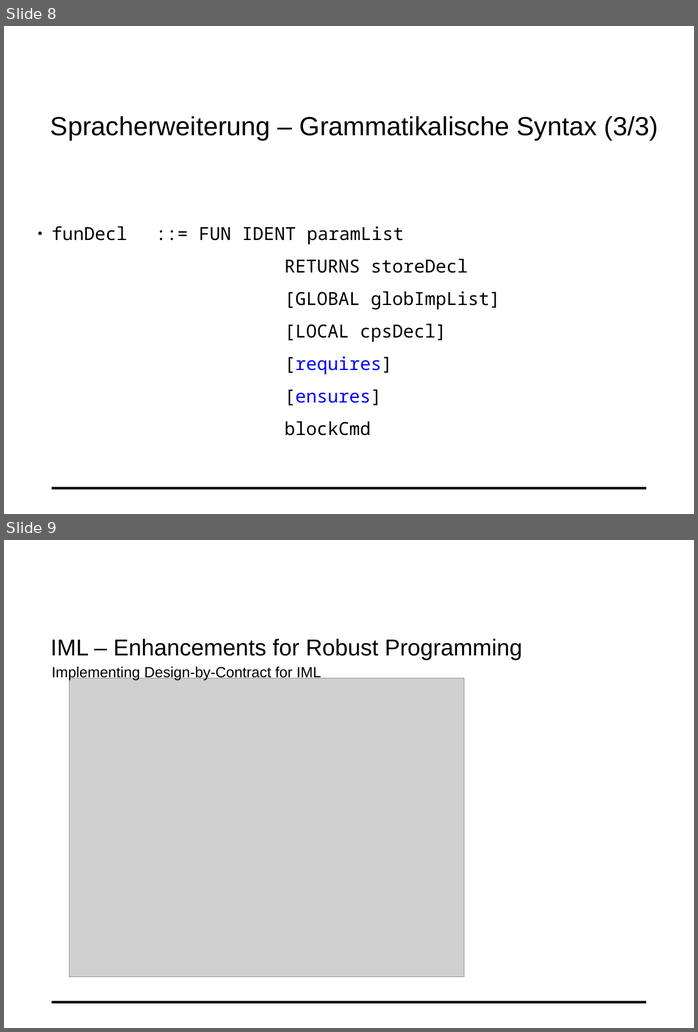
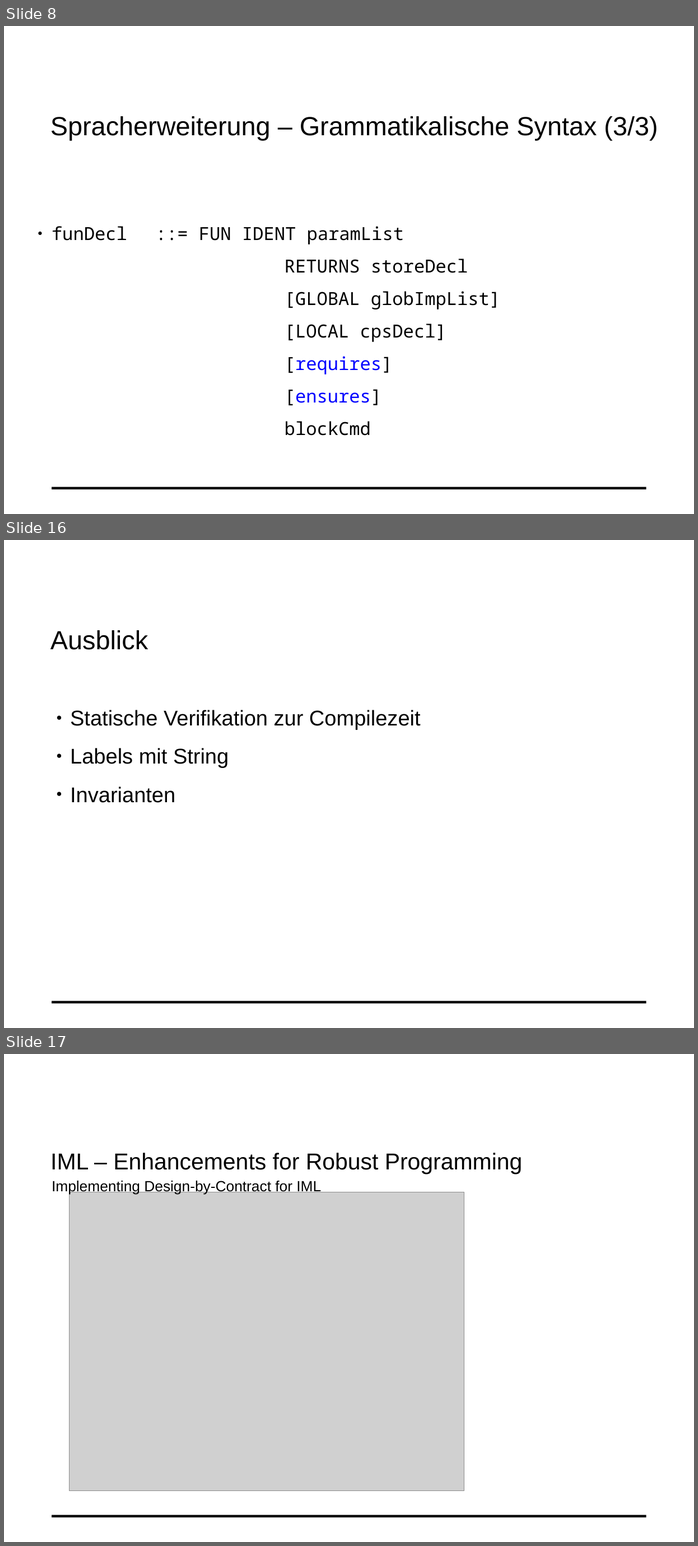
Before and after one commit to fluescher/iml-compiler, a slide deck: IML-Conditions.odp. Shown one above the other, each under a label of ours: slides 8 and 9 before the commit, slides 8, 16 and 17 after it; the slides between them are not shown. The pictures are 698x1032 and 698x1546 pixels, drawn with LibreOffice and Linux fonts; fonts in the diff are those of the drawing; grey boxes stand for pictures; background and template pictures are left out. Boxes give left, top, right and bottom in pixels: in the first picture for what was removed or moved away, otherwise in the second. Text is boxed around its words. In the diff, an @@ line names an element or a change of style, - is before the commit and + after.

```diff
--- a/IML-Conditions.odp
+++ b/IML-Conditions.odp
@@ slide 16 added at (4, 540, 694, 1028), background #FFFFFF; not listed: 1 template element that a slide beside it also shows @@
@@ text added at (50, 630, 148, 650), 32 pt, text #000000 @@
+Ausblick
@@ text added at (70, 710, 421, 803), 26 pt, text #000000 @@
+● Statische Verifikation zur Compilezeit
+● Labels mit String
+● Invarianten
@@ what was slide 9 is now slide 17 @@
```
Also in this commit, not shown: 3 slides changed, 7 other slides added, 1 other file.
